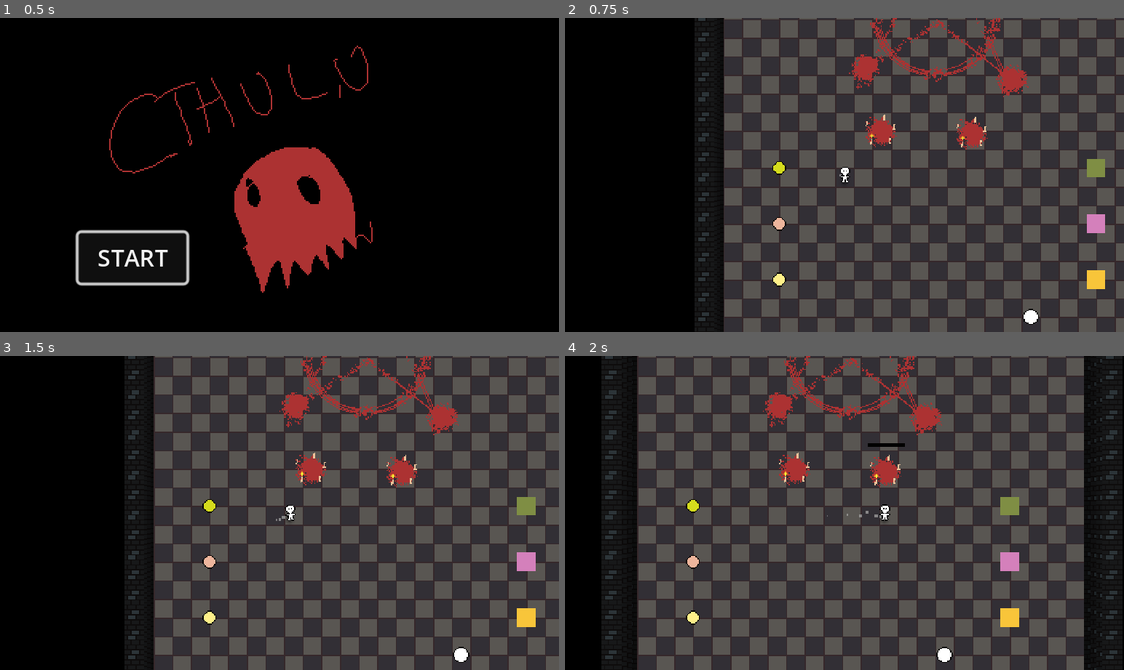
Above: before the commit, frames 1-4 (two rows, left to right).
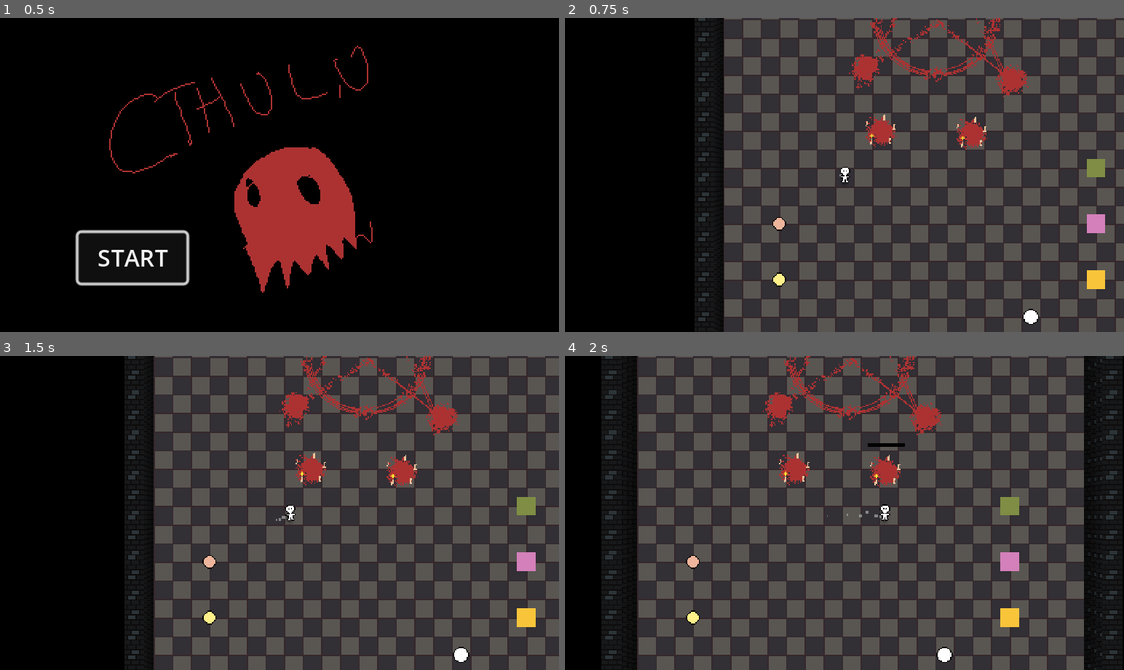
Above: after the commit, the same moments.

Repository: Allov/ld55
Game: Godot game, scene res://scenes/main.tscn
Two runs of this game, one before a commit and one after it. Both use one fixed random seed, a clock stepped at 60 frames per second and the inputs below. The engine's default icon, where the game draws it, is replaced by a stand-in: a white triangle on a blue panel in a dark square.
Inputs:
- Up to frame 1 (0.5 s): no input
- Up to frame 2 (0.75 s): click "START" at 0.5 s
- Up to frame 3 (1.5 s): tap Enter at 1.25 s; hold D (move_right) from 1.28 s (still down); hold E (action) from 1.28 s (still down)
- Up to frame 4 (2 s): keep holding D (move_right); keep holding E (action)

Frame 1 is identical in both runs. In frame 2, less than 0.1% of the frame differs, in the area x 37-40%, y 45-50%; in frame 3, less than 0.1%; in frame 4, less than 0.1%.

Commit message:
Add impulse and torque

Diff:
--- a/scenes/ingredients/default_ingredient.tscn
+++ b/scenes/ingredients/default_ingredient.tscn
@@ -6,7 +6,7 @@
 [sub_resource type="CircleShape2D" id="CircleShape2D_svs4t"]
 
 [node name="Ingredient" type="RigidBody2D"]
-position = Vector2(48, 48)
+position = Vector2(1000, 1000)
 collision_layer = 2
 collision_mask = 11
 continuous_cd = 2
--- a/scripts/enemy.gd
+++ b/scripts/enemy.gd
@@ -43,13 +43,15 @@
 	can_shoot = false
 	$AttackDelay.start()
 
+func deferred_spawn_ingredients(_ingredients_array: Array[PackedScene]):
+	for ingredient in _ingredients_array:
+		var instance = ingredient.instantiate()
+		instance.spawn_from_enemy(global_position, restaurant)
+
 func _on_timeout_complete() -> void:
 	can_shoot = true
 
 func _on_health_health_depleted():
-	for ingredient in ingredients_array:
-		var instance = ingredient.instantiate()
-		restaurant.call_deferred("add_child", instance)
-		instance.move_body(global_position)
+	call_deferred("deferred_spawn_ingredients", ingredients_array)
 	is_dead = true
 	health_depleted.emit(self)
--- a/scripts/ingredient.gd
+++ b/scripts/ingredient.gd
@@ -4,6 +4,7 @@
 @export var kind: String = "default"
 @export var cooked_kind: String = "default"
 
+var rng = RandomNumberGenerator.new()
 var node_to_follow: Node2D = null
 var just_dropped = false
 var dropped_velocity = Vector2.ZERO
@@ -12,11 +13,12 @@
 var cooked = false
 var meal = false
 var moveVector: Vector2
-var reset_state = false
+var spawning_from_enemy = false
 
-func move_body(targetPos: Vector2):
+func spawn_from_enemy(targetPos: Vector2, parent: Node):
+	parent.add_child(self)
 	moveVector = targetPos
-	reset_state = true
+	spawning_from_enemy = true
 
 func cook():
 	cooking = true
@@ -55,6 +57,8 @@
 		state.apply_torque(0)
 		state.transform = node_to_follow.global_transform
 
-	if reset_state:
+	if spawning_from_enemy:
 		state.transform = Transform2D(0.0, moveVector)
-		reset_state = false
+		state.apply_central_impulse(Vector2(rng.randf_range(-2000.0, 2000.0), rng.randf_range(-2000.0, 2000.0)))
+		state.apply_torque(rng.randf_range(-2000.0, 2000.0))
+		spawning_from_enemy = false
